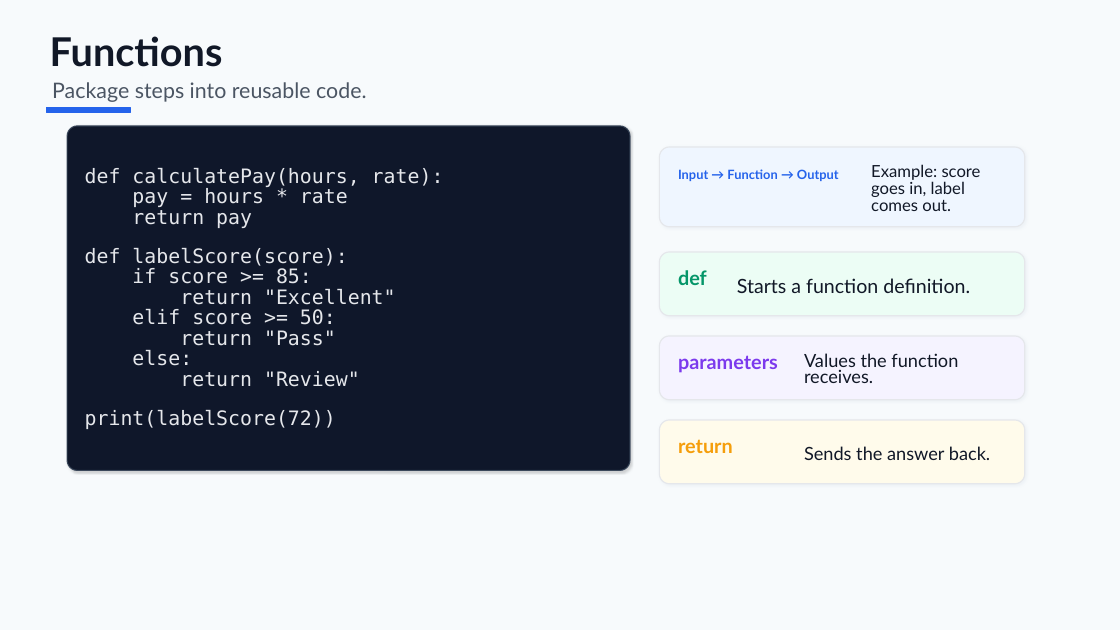
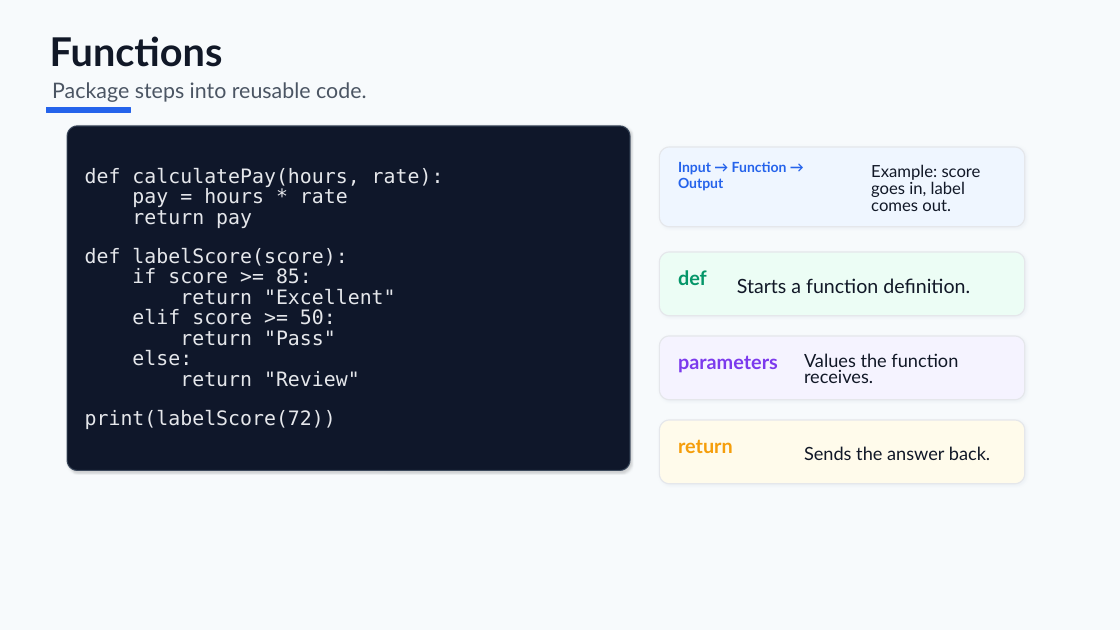
Before and after one commit to JoeKhoa/Python-Workshop, a slide deck: slide 23 of CDU_Python_Beginner_Workshop_Section1.pptx. Drawn at 1120x630 pixels with LibreOffice and Linux fonts; fonts in the diff are those of the drawing. Boxes give left, top, right and bottom in pixels: in the first picture for what was removed or moved away, otherwise in the second. Text is boxed around its words. In the diff, an @@ line names an element or a change of style, - is before the commit and + after.

```diff
--- a/CDU_Python_Beginner_Workshop_Section1.pptx
+++ b/CDU_Python_Beginner_Workshop_Section1.pptx
@@ text "Input → Function → Output" at <box>678,161,787,191</box>: size 11 to 12 pt; line spacing 0.76 to 0.96 @@
```
Also in this commit, not shown: 5 other slides changed.
